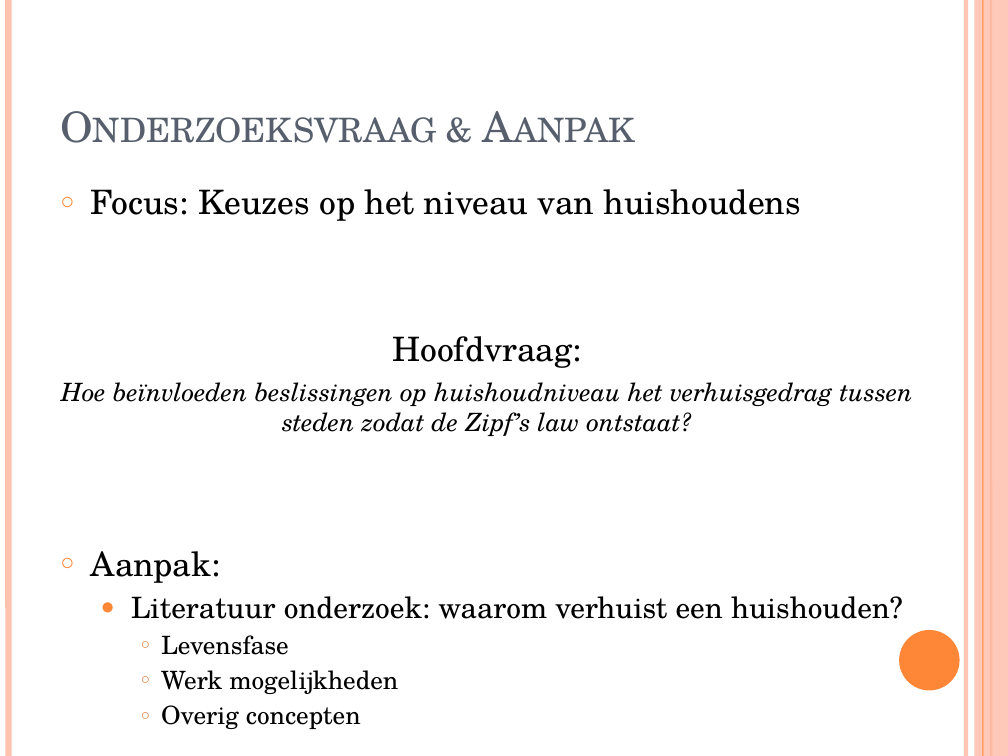
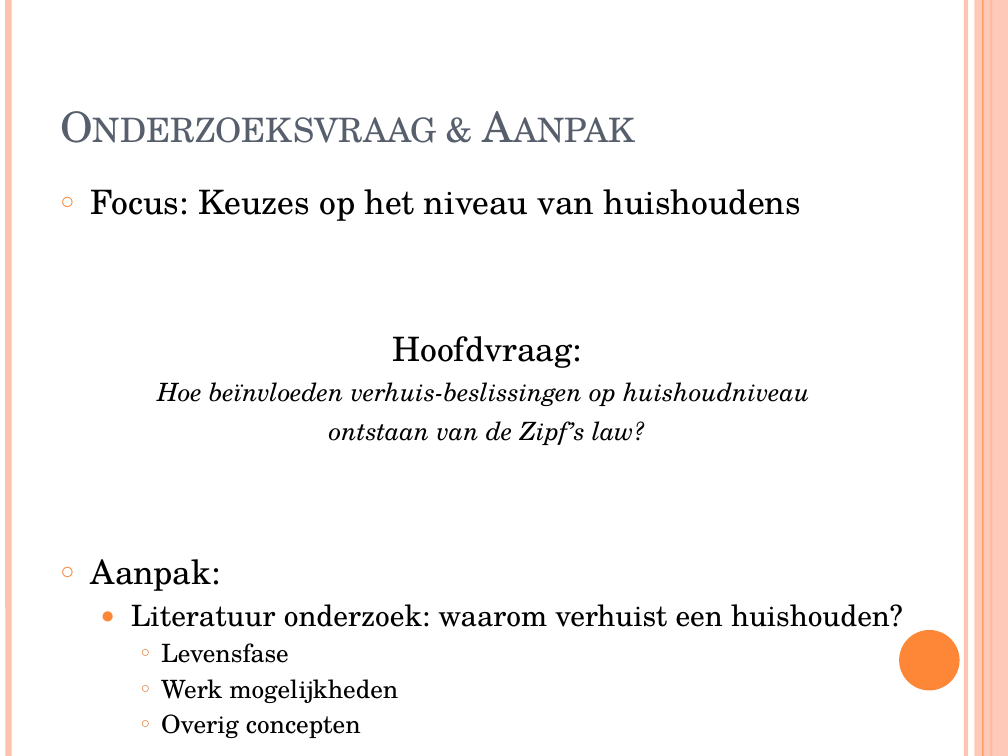
Before and after one commit to MBrouns/Zipfs-Law-and-city-development, a slide deck: slide 6 of docs/Presentation CPB Zipfs law PDF ready.pptx. Drawn at 1008x756 pixels with LibreOffice and Linux fonts; fonts in the diff are those of the drawing. Boxes give left, top, right and bottom in pixels: in the first picture for what was removed or moved away, otherwise in the second. Text is boxed around its words. In the diff, an @@ line names an element or a change of style, - is before the commit and + after.

```diff
--- a/docs/Presentation CPB Zipfs law PDF ready.pptx
+++ b/docs/Presentation CPB Zipfs law PDF ready.pptx
@@ text at [157, 382, 810, 445]: text changed @@
-Hoe beïnvloeden beslissingen op huishoudniveau het verhuisgedrag tussen steden zodat de Zipf’s law ontstaat?
+Hoe beïnvloeden verhuis-beslissingen op huishoudniveau
+ontstaan van de Zipf’s law?
```
Also in this commit, not shown: 1 other slide changed.
